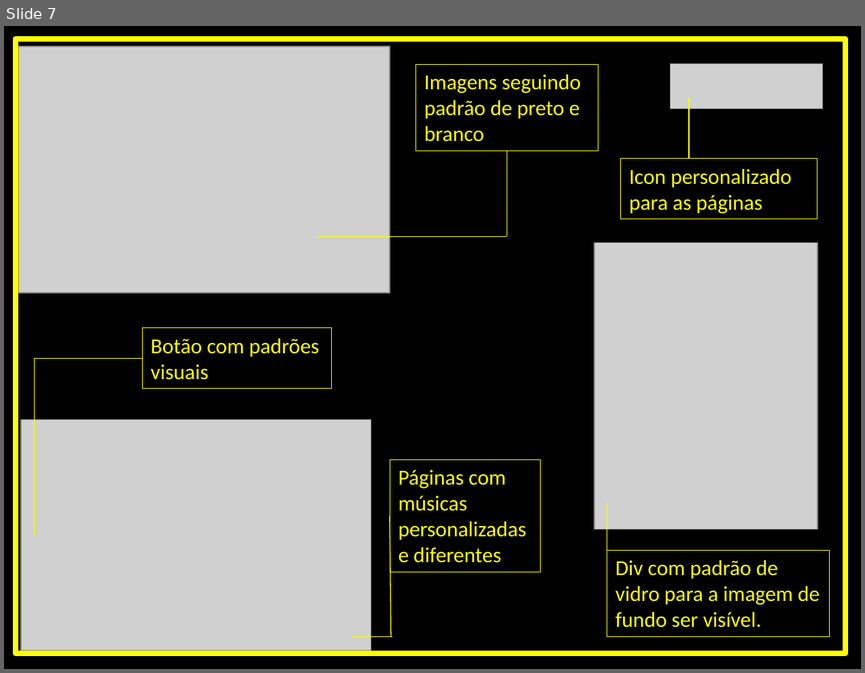
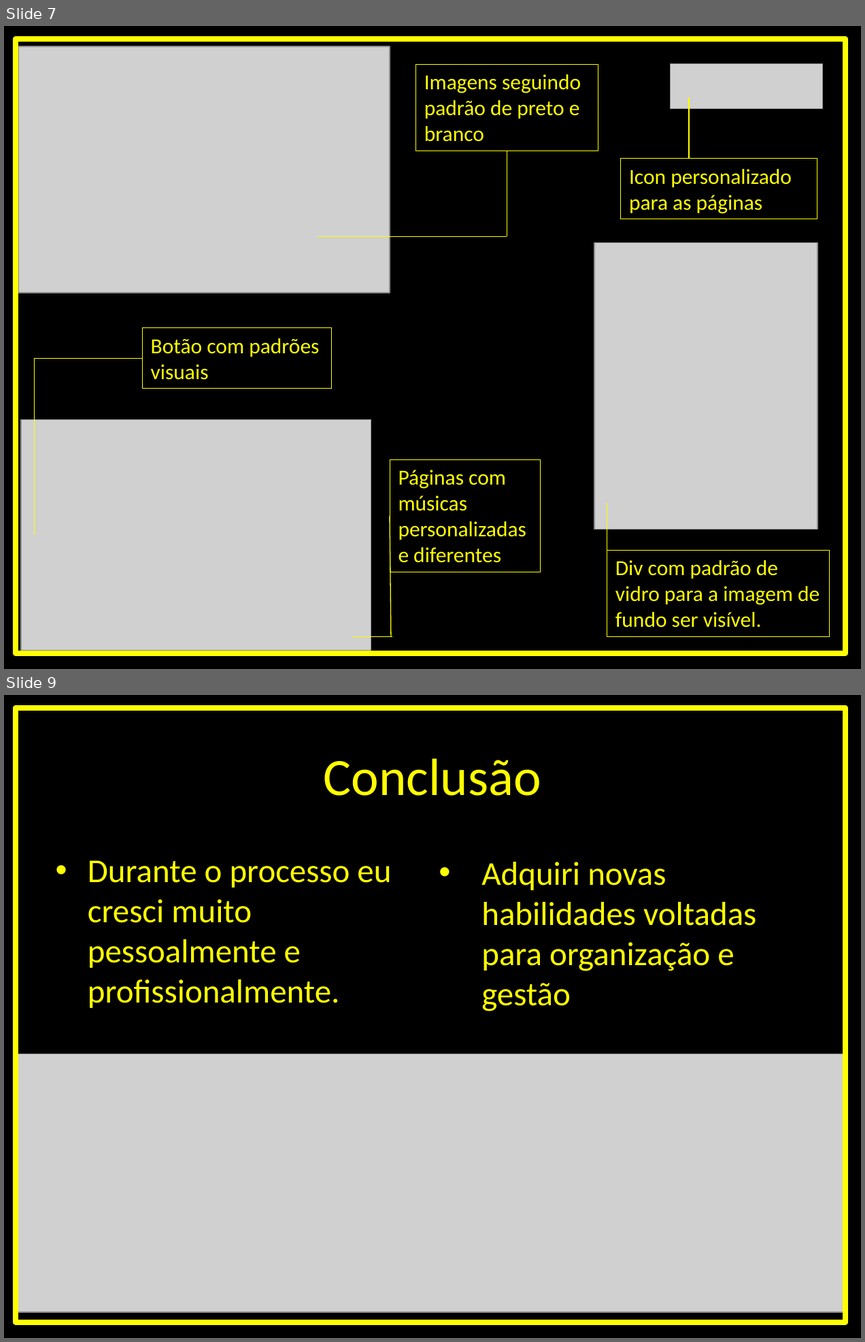
Before and after one commit to gui-brandao-silva/BRANDS, a slide deck: Apresentação BRANDS.pptx. Shown one above the other, each under a label of ours: slide 7 before the commit, slides 7 and 9 after it; the slides between them are not shown. The pictures are 865x673 and 865x1342 pixels, drawn with LibreOffice and Linux fonts; fonts in the diff are those of the drawing; grey boxes stand for pictures. Boxes give left, top, right and bottom in pixels: in the first picture for what was removed or moved away, otherwise in the second. Text is boxed around its words. In the diff, an @@ line names an element or a change of style, - is before the commit and + after.

```diff
--- a/Apresentação BRANDS.pptx
+++ b/Apresentação BRANDS.pptx
@@ slide 9 added at bbox=[4, 695, 861, 1338], background #000000 @@
@@ rectangle added at bbox=[15, 708, 845, 1322], outline #FFFF00 4.5 pt @@
@@ title added at bbox=[324, 758, 541, 796], 44 pt, text #FFFF00 @@
+Conclusão
@@ text added at bbox=[88, 860, 391, 1008], 28 pt, text #FFFF00 @@
+• Durante o processo eu cresci muito pessoalmente e profissionalmente.
@@ text added at bbox=[481, 862, 756, 1011], 28 pt, text #FFFF00 @@
+• Adquiri novas habilidades voltadas para organização e gestão
@@ picture added at bbox=[17, 1054, 847, 1312] @@
```
Also in this commit, not shown: 4 slides changed, 1 slide removed.
